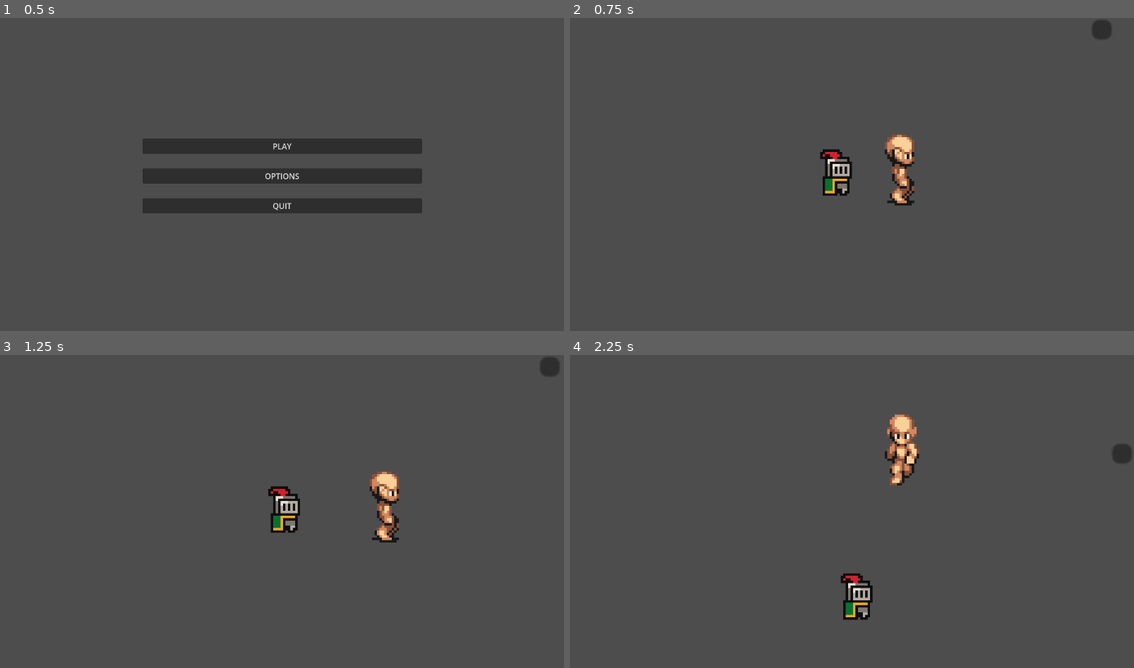
Above: before the commit, frames 1-4 (two rows, left to right).
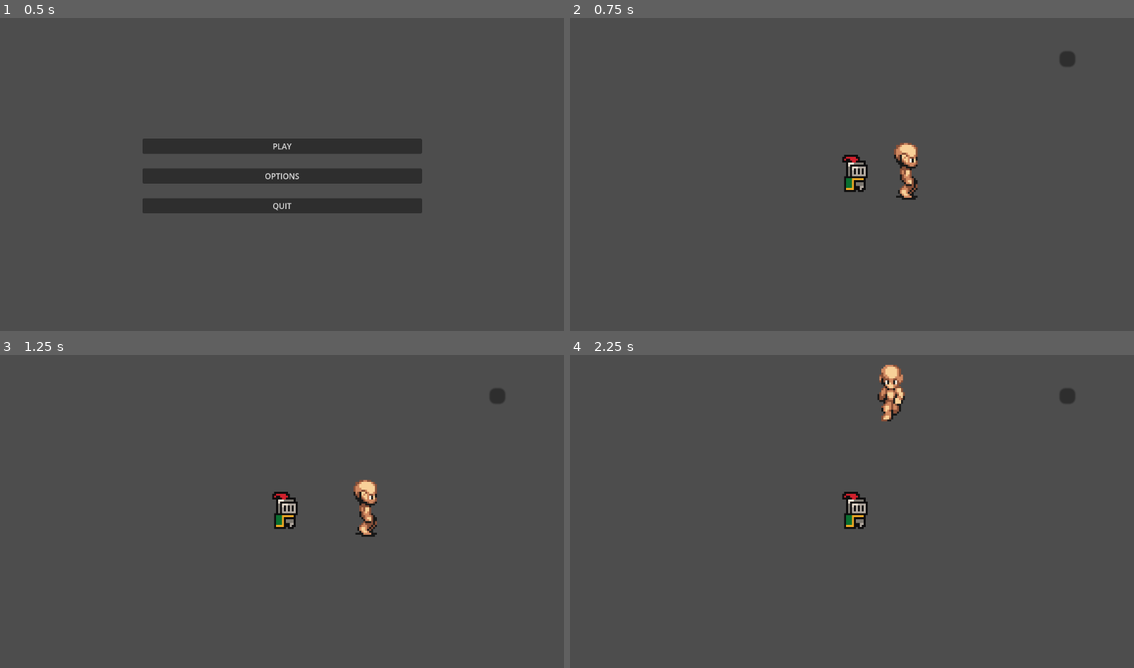
Above: after the commit, the same moments.

Repository: Pomalec/Wild-and-proud-jam
Game: Godot game, scene res://Scenes/menu.tscn
Two runs of this game, one before a commit and one after it. Both use one fixed random seed, a clock stepped at 60 frames per second and the inputs below.
Inputs:
- Up to frame 1 (0.5 s): no input
- Up to frame 2 (0.75 s): click "PLAY" at 0.5 s
- Up to frame 3 (1.25 s): no input
- Up to frame 4 (2.25 s): tap Enter (ui_accept) at 1.25, 1.35, 1.52, 1.82 s; hold D (move_right) 1.28-2.03 s; hold S (move_down) from 2.03 s (still down); tap E (interact) at 2.1 s

Frame 1 is identical in both runs. In frame 2, 2.1% of the frame differs, in the area x 44-96%, y 0-60%; in frame 3, 2.1%; in frame 4, 3.0%, in the area x 47-100%, y 3-85%.

Commit message:
re-adding lost changes
fixy fixy dialogue i was scared shitless

Diff:
--- a/DialogueSystem/DialogueAdvancable.gd
+++ b/DialogueSystem/DialogueAdvancable.gd
@@ -11,6 +11,7 @@
 
 # Next piece to advance to.
 @export var next_dialogue : Dialogue
+@export var ends_dialogue : bool = false
 
 
 func _ready():
--- a/DialogueSystem/UI/DialogueUI.gd
+++ b/DialogueSystem/UI/DialogueUI.gd
@@ -62,6 +62,9 @@
 	print('test')
 	if current_dialogue is DialogueAdvancable:
 		current_dialogue.continue_pressed()
+		if current_dialogue.ends_dialogue:
+			visible = false
+			return
 		current_dialogue = current_dialogue.next_dialogue
 		update()
 
--- a/Scenes/Questlines/Mage/MageGreeting/MageGreeting.tscn
+++ b/Scenes/Questlines/Mage/MageGreeting/MageGreeting.tscn
@@ -88,6 +88,7 @@
 [node name="DialogueAdvancable" type="Node" parent="AreYouAwareOfQuest/IsThisAboutQuest/No"]
 script = ExtResource("1_nuyhs")
 text_content = "Then it'll have to wait. Sorry."
+ends_dialogue = true
 
 [node name="Request1" type="Node" parent="AreYouAwareOfQuest" node_paths=PackedStringArray("next_dialogue")]
 script = ExtResource("1_nuyhs")
--- a/Scenes/Questlines/Mage/MageIngredientQuest/IngriedientQuest.tscn
+++ b/Scenes/Questlines/Mage/MageIngredientQuest/IngriedientQuest.tscn
@@ -71,6 +71,7 @@
 script = ExtResource("5_80fhe")
 set_ingredient_flag_to = 1
 text_content = "But I can tell you tried your hardest, despite how tired you are. That means alot, thank you."
+ends_dialogue = true
 
 [node name="YouHadMoreEnergy" type="Node" parent="HalfEffort/EffortCheck" node_paths=PackedStringArray("next_dialogue")]
 script = ExtResource("1_n5gy0")
@@ -96,6 +97,7 @@
 script = ExtResource("5_80fhe")
 set_ingredient_flag_to = 1
 text_content = "Thanks, this will help... a bit."
+ends_dialogue = true
 
 [node name="No" type="Node" parent="." node_paths=PackedStringArray("next_dialogue")]
 script = ExtResource("3_7vwn0")
@@ -113,15 +115,19 @@
 [node name="FirstDay" type="Node" parent="No/EnergyRemainingCheck/HasEnergySoDaysRemainingCheck"]
 script = ExtResource("1_n5gy0")
 text_content = "I understand. Hopefully you can help in the coming days."
+ends_dialogue = true
 
 [node name="2ndDay" type="Node" parent="No/EnergyRemainingCheck/HasEnergySoDaysRemainingCheck"]
 script = ExtResource("1_n5gy0")
 text_content = "Ok, let me know if you can do it tommorow."
+ends_dialogue = true
 
 [node name="LastDay" type="Node" parent="No/EnergyRemainingCheck/HasEnergySoDaysRemainingCheck"]
 script = ExtResource("1_n5gy0")
 text_content = "This is our last chance to prepare! Please, come back if you have the time."
+ends_dialogue = true
 
 [node name="NoEnergyDecline" type="Node" parent="No"]
 script = ExtResource("1_n5gy0")
 text_content = "You do look pretty tired. Get some rest, you'll need it."
+ends_dialogue = true
--- /dev/null
+++ b/Scenes/party_member_npc.tscn
@@ -0,0 +1,244 @@
+[gd_scene load_steps=32 format=3 uid="uid://bl0hb64fhited"]
+
+[ext_resource type="Script" path="res://scripts/party_member.gd" id="1_4t7ht"]
+[ext_resource type="Texture2D" uid="uid://0flrot5hrf4a" path="res://assets/sprites/person.png" id="2_8rgh4"]
+
+[sub_resource type="AtlasTexture" id="AtlasTexture_3g5ox"]
+atlas = ExtResource("2_8rgh4")
+region = Rect2(0, 256, 64, 64)
+
+[sub_resource type="AtlasTexture" id="AtlasTexture_wl1f6"]
+atlas = ExtResource("2_8rgh4")
+region = Rect2(64, 256, 64, 64)
+
+[sub_resource type="AtlasTexture" id="AtlasTexture_vb7n6"]
+atlas = ExtResource("2_8rgh4")
+region = Rect2(128, 256, 64, 64)
+
+[sub_resource type="AtlasTexture" id="AtlasTexture_71p7a"]
+atlas = ExtResource("2_8rgh4")
+region = Rect2(192, 256, 64, 64)
+
+[sub_resource type="AtlasTexture" id="AtlasTexture_is116"]
+atlas = ExtResource("2_8rgh4")
+region = Rect2(256, 256, 64, 64)
+
+[sub_resource type="AtlasTexture" id="AtlasTexture_kruks"]
+atlas = ExtResource("2_8rgh4")
+region = Rect2(320, 256, 64, 64)
+
+[sub_resource type="AtlasTexture" id="AtlasTexture_j6d1b"]
+atlas = ExtResource("2_8rgh4")
+region = Rect2(0, 448, 64, 64)
+
+[sub_resource type="AtlasTexture" id="AtlasTexture_xqf8s"]
+atlas = ExtResource("2_8rgh4")
+region = Rect2(64, 448, 64, 64)
+
+[sub_resource type="AtlasTexture" id="AtlasTexture_1twky"]
+atlas = ExtResource("2_8rgh4")
+region = Rect2(128, 448, 64, 64)
+
+[sub_resource type="AtlasTexture" id="AtlasTexture_db85m"]
+atlas = ExtResource("2_8rgh4")
+region = Rect2(192, 448, 64, 64)
+
+[sub_resource type="AtlasTexture" id="AtlasTexture_khna6"]
+atlas = ExtResource("2_8rgh4")
+region = Rect2(256, 448, 64, 64)
+
+[sub_resource type="AtlasTexture" id="AtlasTexture_nb1vs"]
+atlas = ExtResource("2_8rgh4")
+region = Rect2(0, 384, 64, 64)
+
+[sub_resource type="AtlasTexture" id="AtlasTexture_0g1yh"]
+atlas = ExtResource("2_8rgh4")
+region = Rect2(64, 384, 64, 64)
+
+[sub_resource type="AtlasTexture" id="AtlasTexture_0l77s"]
+atlas = ExtResource("2_8rgh4")
+region = Rect2(128, 384, 64, 64)
+
+[sub_resource type="AtlasTexture" id="AtlasTexture_jqbqw"]
+atlas = ExtResource("2_8rgh4")
+region = Rect2(192, 384, 64, 64)
+
+[sub_resource type="AtlasTexture" id="AtlasTexture_ockpf"]
+atlas = ExtResource("2_8rgh4")
+region = Rect2(256, 384, 64, 64)
+
+[sub_resource type="AtlasTexture" id="AtlasTexture_dtl1u"]
+atlas = ExtResource("2_8rgh4")
+region = Rect2(0, 256, 64, 64)
+
+[sub_resource type="AtlasTexture" id="AtlasTexture_4lah4"]
+atlas = ExtResource("2_8rgh4")
+region = Rect2(64, 256, 64, 64)
+
+[sub_resource type="AtlasTexture" id="AtlasTexture_uv13j"]
+atlas = ExtResource("2_8rgh4")
+region = Rect2(128, 256, 64, 64)
+
+[sub_resource type="AtlasTexture" id="AtlasTexture_lru4h"]
+atlas = ExtResource("2_8rgh4")
+region = Rect2(192, 256, 64, 64)
+
+[sub_resource type="AtlasTexture" id="AtlasTexture_veoag"]
+atlas = ExtResource("2_8rgh4")
+region = Rect2(256, 256, 64, 64)
+
+[sub_resource type="AtlasTexture" id="AtlasTexture_wmgj5"]
+atlas = ExtResource("2_8rgh4")
+region = Rect2(0, 320, 64, 64)
+
+[sub_resource type="AtlasTexture" id="AtlasTexture_kbn2q"]
+atlas = ExtResource("2_8rgh4")
+region = Rect2(64, 320, 64, 64)
+
+[sub_resource type="AtlasTexture" id="AtlasTexture_ws2io"]
+atlas = ExtResource("2_8rgh4")
+region = Rect2(128, 320, 64, 64)
+
+[sub_resource type="AtlasTexture" id="AtlasTexture_m5pgd"]
+atlas = ExtResource("2_8rgh4")
+region = Rect2(192, 320, 64, 64)
+
+[sub_resource type="AtlasTexture" id="AtlasTexture_tyrwa"]
+atlas = ExtResource("2_8rgh4")
+region = Rect2(256, 320, 64, 64)
+
+[sub_resource type="SpriteFrames" id="SpriteFrames_hys3t"]
+animations = [{
+"frames": [{
+"duration": 1.0,
+"texture": SubResource("AtlasTexture_3g5ox")
+}, {
+"duration": 1.0,
+"texture": SubResource("AtlasTexture_wl1f6")
+}, {
+"duration": 1.0,
+"texture": SubResource("AtlasTexture_vb7n6")
+}, {
+"duration": 1.0,
+"texture": SubResource("AtlasTexture_71p7a")
+}, {
+"duration": 1.0,
+"texture": SubResource("AtlasTexture_is116")
+}, {
+"duration": 1.0,
+"texture": SubResource("AtlasTexture_kruks")
+}],
+"loop": true,
+"name": &"default",
+"speed": 10.0
+}, {
+"frames": [{
+"duration": 1.0,
+"texture": SubResource("AtlasTexture_j6d1b")
+}, {
+"duration": 1.0,
+"texture": SubResource("AtlasTexture_xqf8s")
+}, {
+"duration": 1.0,
+"texture": SubResource("AtlasTexture_1twky")
+}, {
+"duration": 1.0,
+"texture": SubResource("AtlasTexture_db85m")
+}, {
+"duration": 1.0,
+"texture": SubResource("AtlasTexture_khna6")
+}],
+"loop": true,
+"name": &"walk_a",
+"speed": 10.0
+}, {
+"frames": [{
+"duration": 1.0,
+"texture": SubResource("AtlasTexture_nb1vs")
+}, {
+"duration": 1.0,
+"texture": SubResource("AtlasTexture_0g1yh")
+}, {
+"duration": 1.0,
+"texture": SubResource("AtlasTexture_0l77s")
+}, {
+"duration": 1.0,
+"texture": SubResource("AtlasTexture_jqbqw")
+}, {
+"duration": 1.0,
+"texture": SubResource("AtlasTexture_ockpf")
+}],
+"loop": true,
+"name": &"walk_d",
+"speed": 10.0
+}, {
+"frames": [{
+"duration": 1.0,
+"texture": SubResource("AtlasTexture_dtl1u")
+}, {
+"duration": 1.0,
+"texture": SubResource("AtlasTexture_4lah4")
+}, {
+"duration": 1.0,
+"texture": SubResource("AtlasTexture_uv13j")
+}, {
+"duration": 1.0,
+"texture": SubResource("AtlasTexture_lru4h")
+}, {
+"duration": 1.0,
+"texture": SubResource("AtlasTexture_veoag")
+}],
+"loop": true,
+"name": &"walk_s",
+"speed": 10.0
+}, {
+"frames": [{
+"duration": 1.0,
+"texture": SubResource("AtlasTexture_wmgj5")
+}, {
+"duration": 1.0,
+"texture": SubResource("AtlasTexture_kbn2q")
+}, {
+"duration": 1.0,
+"texture": SubResource("AtlasTexture_ws2io")
+}, {
+"duration": 1.0,
+"texture": SubResource("AtlasTexture_m5pgd")
+}, {
+"duration": 1.0,
+"texture": SubResource("AtlasTexture_tyrwa")
+}],
+"loop": true,
+"name": &"walk_w",
+"speed": 10.0
+}]
+
+[sub_resource type="RectangleShape2D" id="RectangleShape2D_o3jay"]
+size = Vector2(20, 31)
+
+[sub_resource type="RectangleShape2D" id="RectangleShape2D_ljhkf"]
+size = Vector2(43, 51)
+
+[node name="CharacterBody2D" type="CharacterBody2D"]
+script = ExtResource("1_4t7ht")
+
+[node name="PartyMemberSprite" type="AnimatedSprite2D" parent="."]
+position = Vector2(2, 0)
+sprite_frames = SubResource("SpriteFrames_hys3t")
+autoplay = "default"
+
+[node name="CollisionShape2D" type="CollisionShape2D" parent="."]
+position = Vector2(2, -2.5)
+shape = SubResource("RectangleShape2D_o3jay")
+
+[node name="chatdetection" type="Area2D" parent="."]
+
+[node name="CollisionShape2D" type="CollisionShape2D" parent="chatdetection"]
+position = Vector2(0.5, -2.5)
+shape = SubResource("RectangleShape2D_ljhkf")
+
+[node name="MoveTimer" type="Timer" parent="."]
+autostart = true
+
+[connection signal="body_entered" from="chatdetection" to="." method="_on_chatdetection_body_entered"]
+[connection signal="body_exited" from="chatdetection" to="." method="_on_chatdetection_body_exited"]
--- a/firstscene.tscn
+++ b/firstscene.tscn
@@ -15,7 +15,7 @@
 
 [node name="Player" parent="." instance=ExtResource("1_cc5r5")]
 
-[node name="Camera2D" type="Camera2D" parent="Player"]
+[node name="Camera2D2" type="Camera2D" parent="Player"]
 zoom = Vector2(5, 5)
 position_smoothing_enabled = true
 
Not shown: 1 places in scenes/player.tscn that only renumber resources
